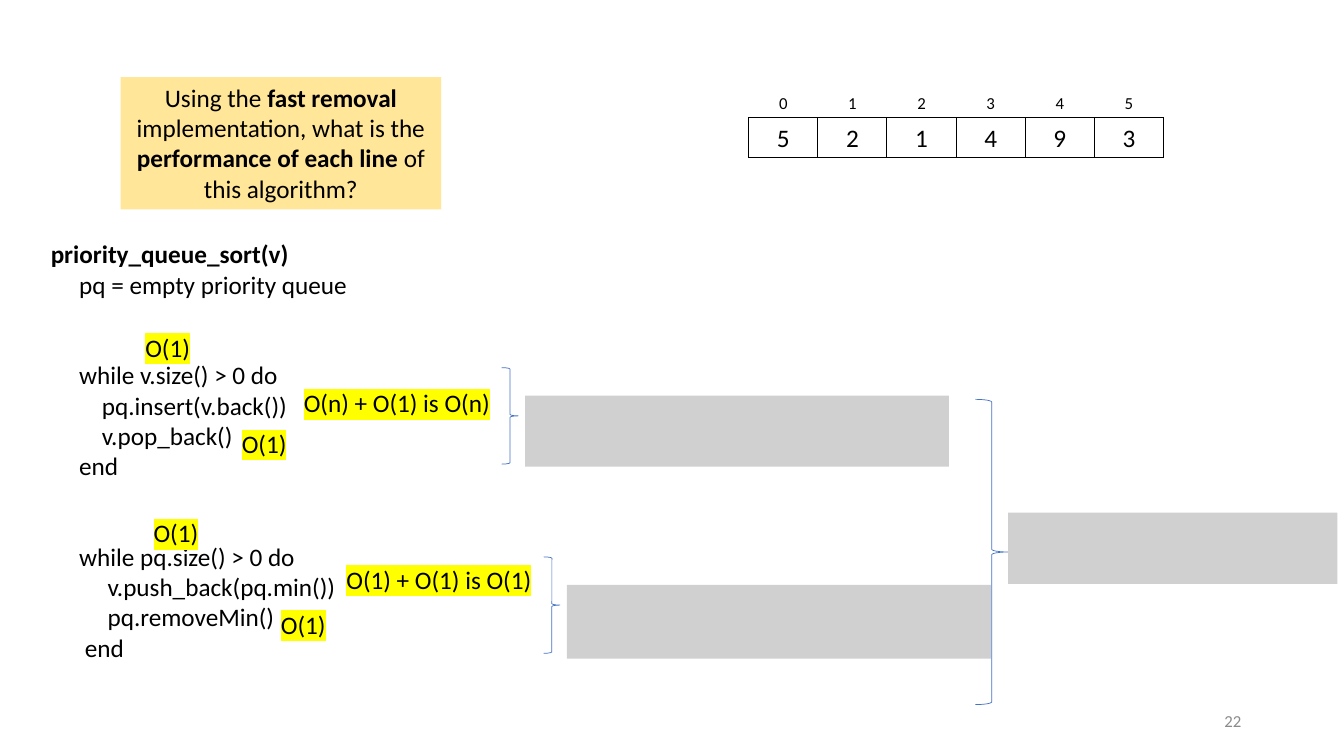
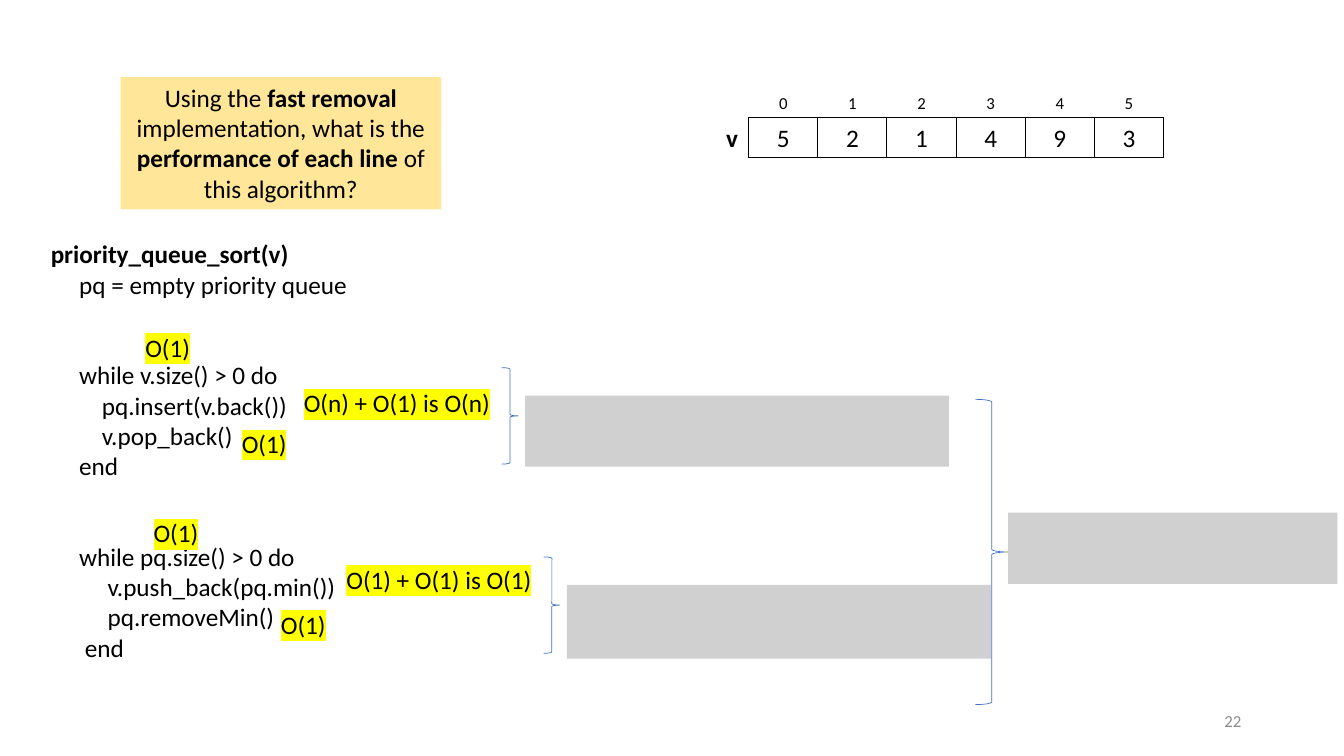
Before and after one commit to tjd1234/cmpt225fall2023, a slide deck: slide 22 of lecture_notes/week7/week7_priority_queues.pptx. Drawn at 1344x756 pixels with LibreOffice and Linux fonts; fonts in the diff are those of the drawing; grey boxes stand for pictures. Boxes give left, top, right and bottom in pixels: in the first picture for what was removed or moved away, otherwise in the second. Text is boxed around its words. In the diff, an @@ line names an element or a change of style, - is before the commit and + after.

```diff
--- a/lecture_notes/week7/week7_priority_queues.pptx
+++ b/lecture_notes/week7/week7_priority_queues.pptx
@@ text added at (726,134,738,147), 18 pt, text #000000, bold @@
+v
```
Also in this commit, not shown: 10 other slides changed, 2 other files.
